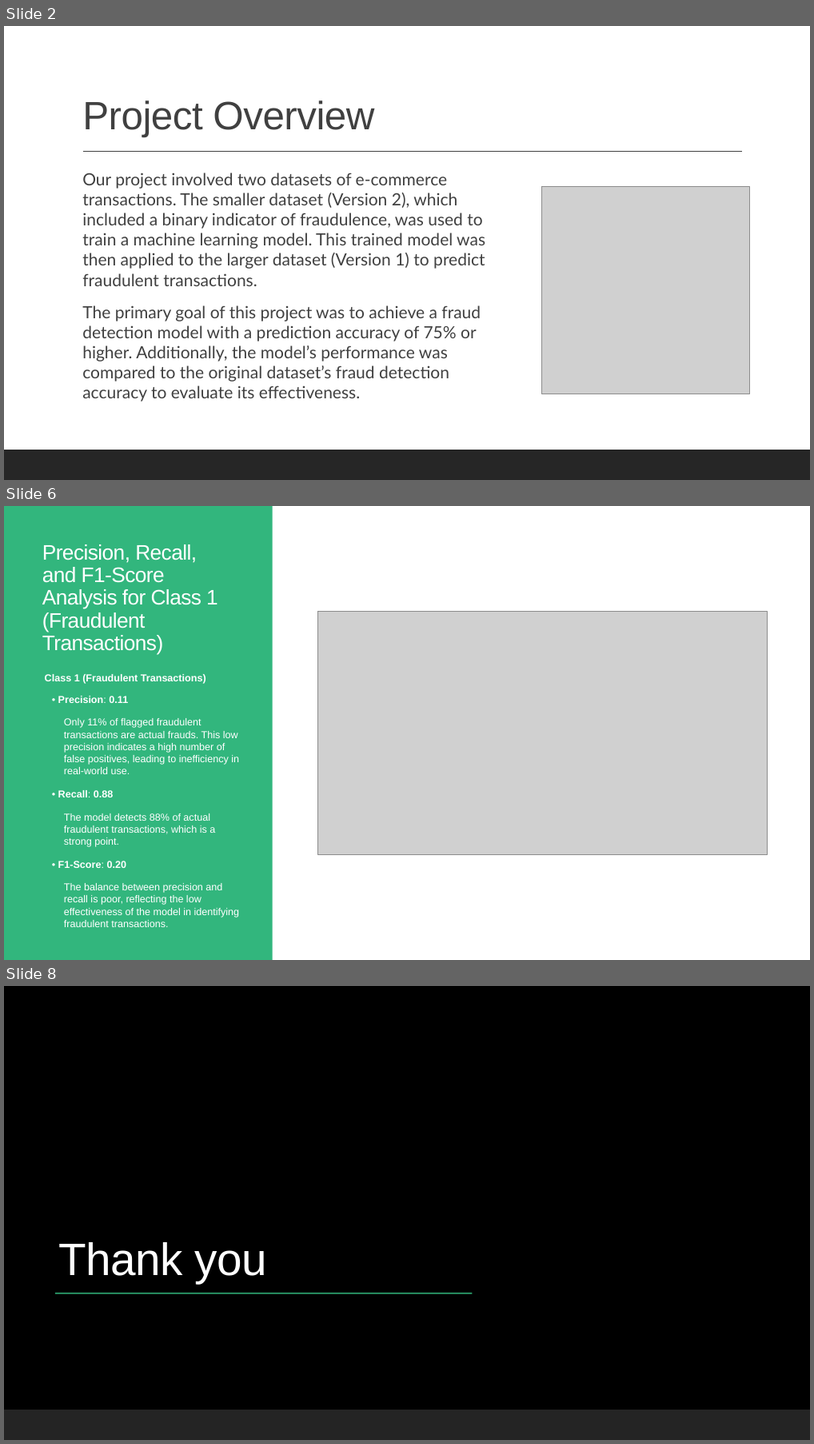
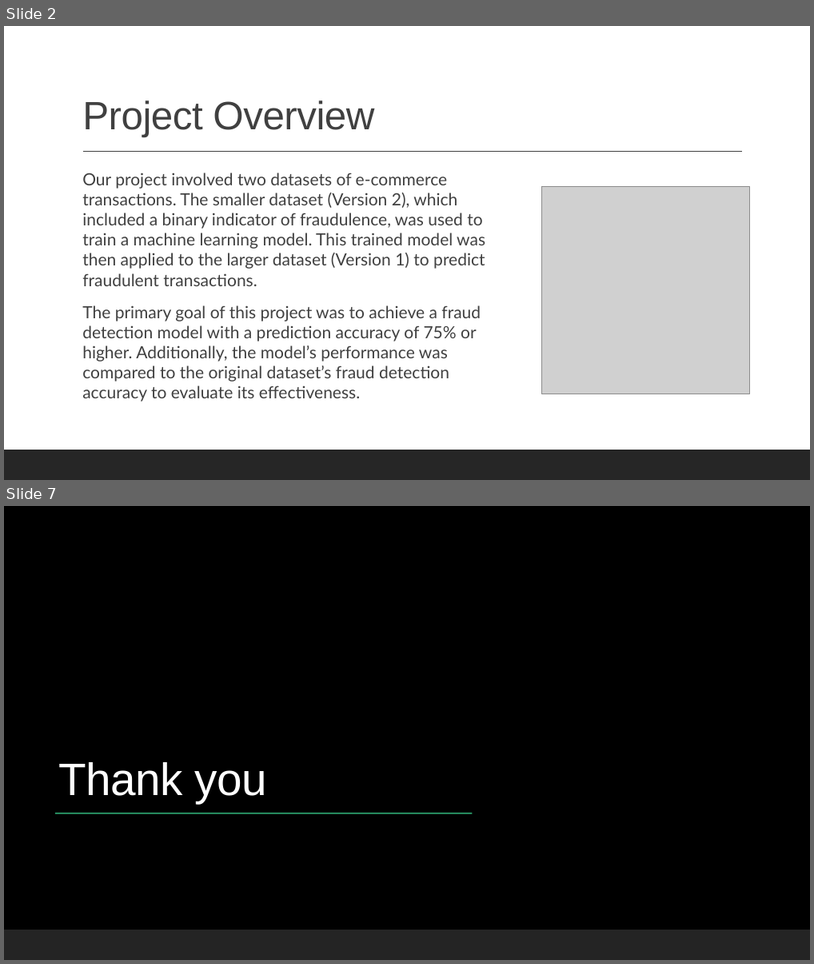
Before and after one commit to aferrodelgado/Project-4, a slide deck: Project 4 Presentation.pptx. Shown one above the other, each under a label of ours: slides 2, 6 and 8 before the commit, slides 2 and 7 after it; the slides between them are not shown. The pictures are 814x1444 and 814x964 pixels, drawn with LibreOffice and Linux fonts; fonts in the diff are those of the drawing; grey boxes stand for pictures; background and template pictures are left out. Boxes give left, top, right and bottom in pixels: in the first picture for what was removed or moved away, otherwise in the second. Text is boxed around its words. In the diff, an @@ line names an element or a change of style, - is before the commit and + after.

Commit message:
adding Models folder and updated .pptx

```diff
--- a/Project 4 Presentation.pptx
+++ b/Project 4 Presentation.pptx
@@ slide 6 removed at (4,506,810,960), background #FFFFFF @@
@@ rectangle removed at (4,506,273,960) @@
@@ rectangle removed at (5,506,810,960) @@
@@ title removed at (42,544,218,655) @@
-Precision, Recall, and F1-Score Analysis for Class 1 (Fraudulent Transactions)
@@ picture removed at (318,612,767,854) @@
@@ line removed from (42, 681) to (223, 681) @@
@@ text removed at (45,674,240,927) @@
-  Class 1 (Fraudulent Transactions)
-  • Precision: 0.11
-    Only 11% of flagged fraudulent transactions are actual frauds. This low precision indicates a high number of false positives, leading to inefficiency in real-world use.
-  • Recall: 0.88
-    The model detects 88% of actual fraudulent transactions, which is a strong point.
-  • F1-Score: 0.20
-    The balance between precision and recall is poor, reflecting the low effectiveness of the model in identifying fraudulent transactions.
@@ rectangle removed at (4,929,810,960) @@
@@ what was slide 8 is now slide 7 @@
```
Also in this commit, not shown: 1 slide changed, 3 slides added, 3 other slides removed, 8 other files.
